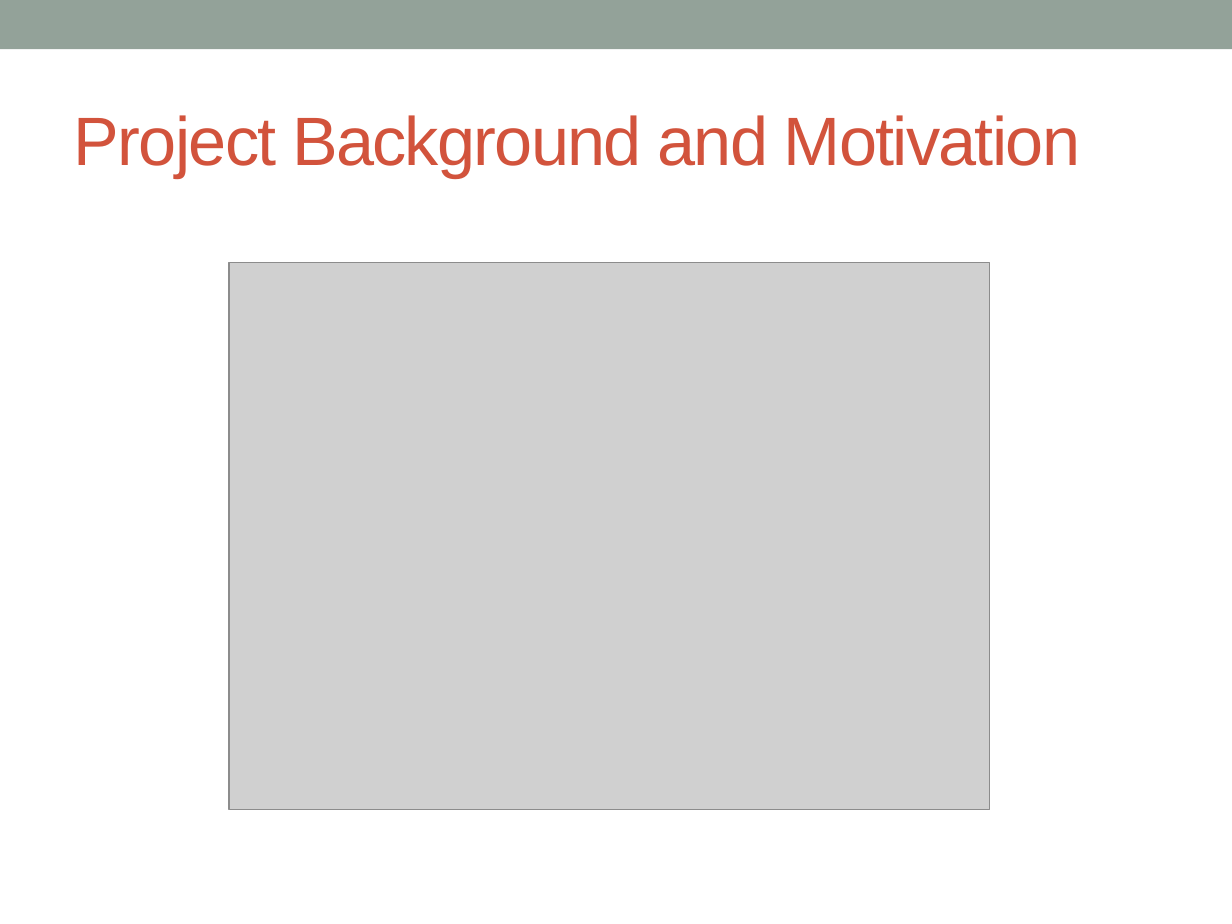
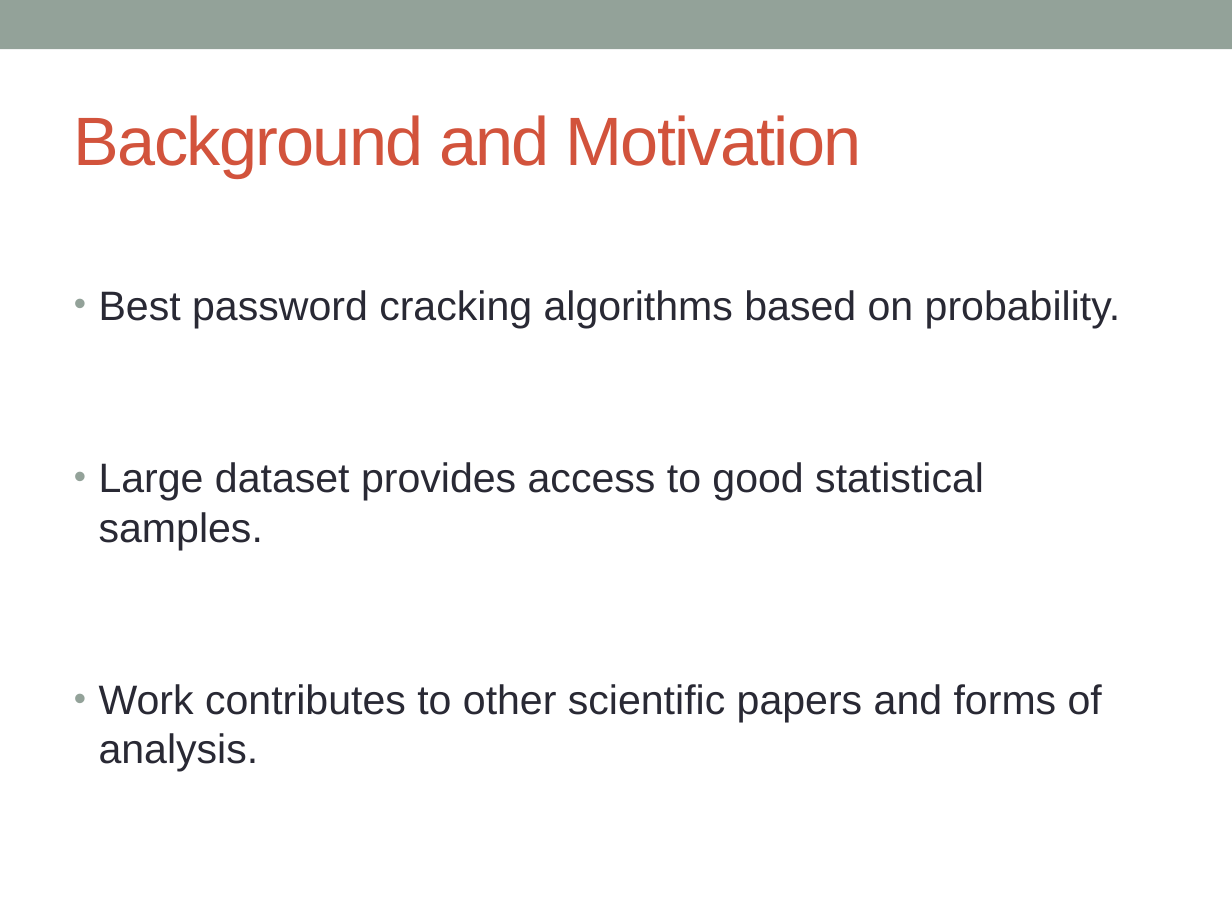
Before and after one commit to ldsa-project-g2/passwords, a slide deck: slide 2 of presentation/group_presentation.pptx. Drawn at 1232x924 pixels with LibreOffice and Linux fonts; fonts in the diff are those of the drawing; grey boxes stand for pictures. Boxes give left, top, right and bottom in pixels: in the first picture for what was removed or moved away, otherwise in the second. Text is boxed around its words. In the diff, an @@ line names an element or a change of style, - is before the commit and + after.

```diff
--- a/presentation/group_presentation.pptx
+++ b/presentation/group_presentation.pptx
@@ title at box(74, 115, 861, 178): text changed @@
-Project Background and Motivation
+Background and Motivation
@@ picture removed at box(229, 262, 989, 809) @@
@@ text added at box(99, 290, 1121, 772), 24 pt, text #292934 @@
+• Best password cracking algorithms based on probability.
+• Large dataset provides access to good statistical samples.
+• Work contributes to other scientific papers and forms of analysis.
```
Also in this commit, not shown: 2 other slides changed, 2 slides added.
